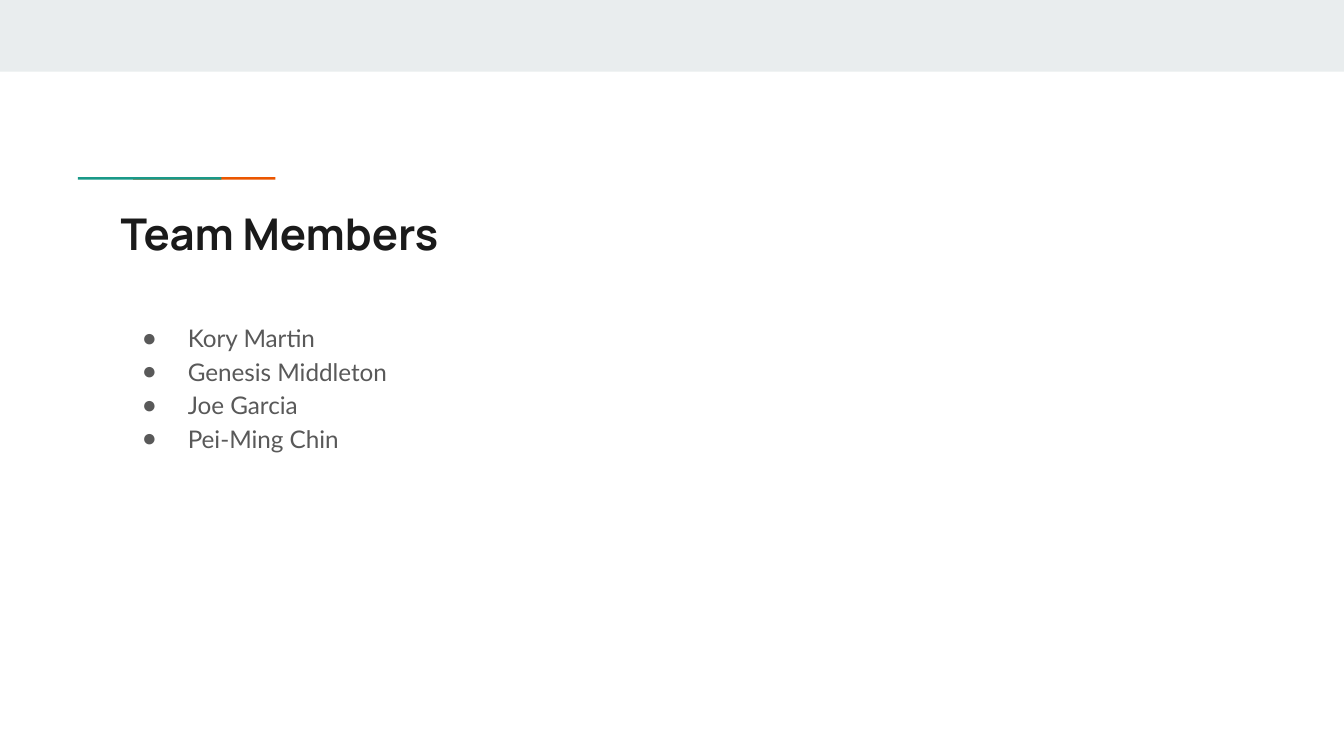
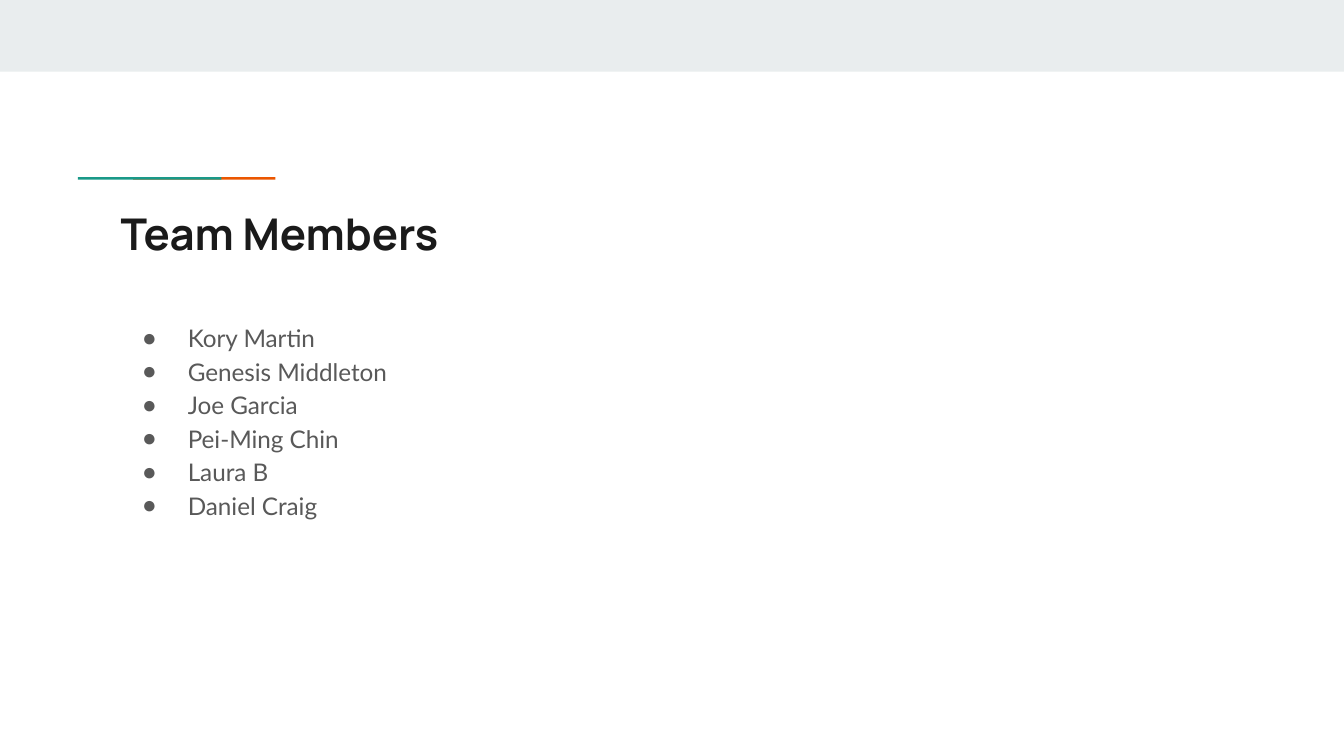
Before and after one commit to PMCformosa/DATA607_Project_3_Team_5, a slide deck: slide 2 of DATA 607 Project 3 - Group 5.pptx. Drawn at 1344x756 pixels with LibreOffice and Linux fonts; fonts in the diff are those of the drawing. Boxes give left, top, right and bottom in pixels: in the first picture for what was removed or moved away, otherwise in the second. Text is boxed around its words. In the diff, an @@ line names an element or a change of style, - is before the commit and + after.

```diff
--- a/DATA 607 Project 3 - Group 5.pptx
+++ b/DATA 607 Project 3 - Group 5.pptx
@@ text at [188, 463, 317, 520]: paragraphs added @@
+● Laura B
+● Daniel Craig
```
Also in this commit, not shown: 1 other slide changed, 13 other files.
